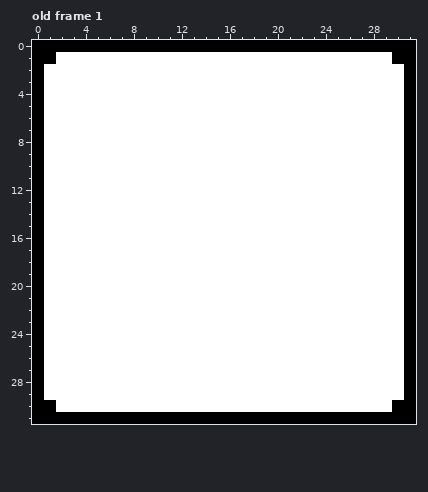
One commit to this pixel-art file: Assets/Art/sprites/temporary-art.aseprite. Above: the version before the commit.
32x32 pixels, 1 frame. Colours within 5 levels of each other are drawn and written as one. Shown: old frame 1.
And afterwards:
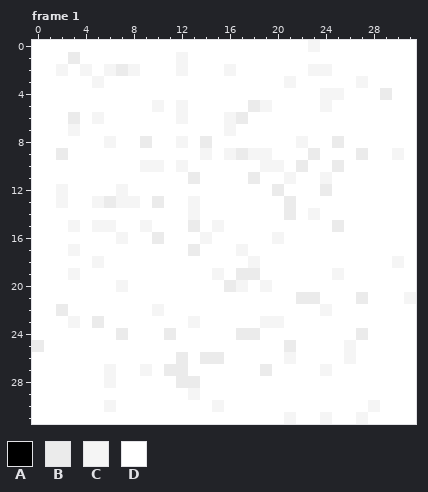
Palette (. is transparent): A #000000  B #ebebeb  C #f5f5f5  D #ffffff
A new or re-ordered frame is compared with the old frame closest to it.
Diff:
frames 1 -> 2
Changed rows in their new state; - is an unchanged pixel.
Frame 1 is new; against old frame 1:
first column x 0:
 0 DDDDDDDDDDDDDDDDDDDDDDDCDDDDDDDD
 1 DD-B--------C-----------------DD
 2 D-C-C-CBC---C---C------CC------D
 3 D----C---------------C-----C---D
 4 D-----------------------CC---B-D
 5 D---------C-C-----BC----C------D
 6 D--B-C------C---CB-------------D
 7 D--C------------C--------------D
 8 D-----C--B--C-B-------C--B-----D
 9 D-B-----------C-CBCC---B---B--CD
10 D--------CC-C------CC-B--B-----D
11 D------------B----B--C--C------D
12 D-C----C------------B---B------D
13 D-C--CBCC-B--C-------B---------D
14 D------------C-------B-C-------D
15 D--C-CC--C---B-C---------B-----D
16 D------C--B---C-----C----------D
17 D--C---------B---C-------------D
18 D----C------------C-----------CD
19 D--C-----------C-BB------C-----D
20 D------C--------BC-C-----------D
21 D---------------------BB---B---C
22 D-B-------C-------------C------D
23 D--C-B-------C-----CC----------D
24 D------B---B-----BB--------B---D
25 B--------------------B----C----D
26 D-----------B-BB-----C----C----D
27 D-----C--C-BB------B----C------D
28 D-----C-----BB-----------------D
29 D------------C-----------------D
30 DD----C--------C------------C-DD
31 DDDDDDDDDDDDDDDDDDDDDCDDCDDCDDDD
Boxes around the changes in both pictures, in picture pixels (x1, y1, x2, y2):
changed: (32, 40, 416, 424)
